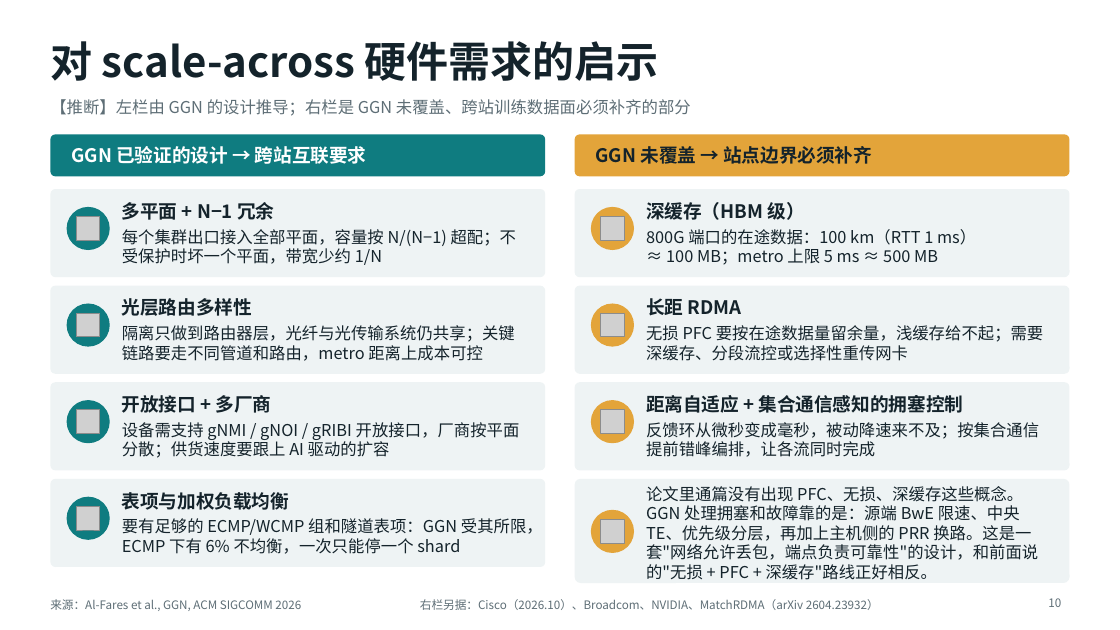
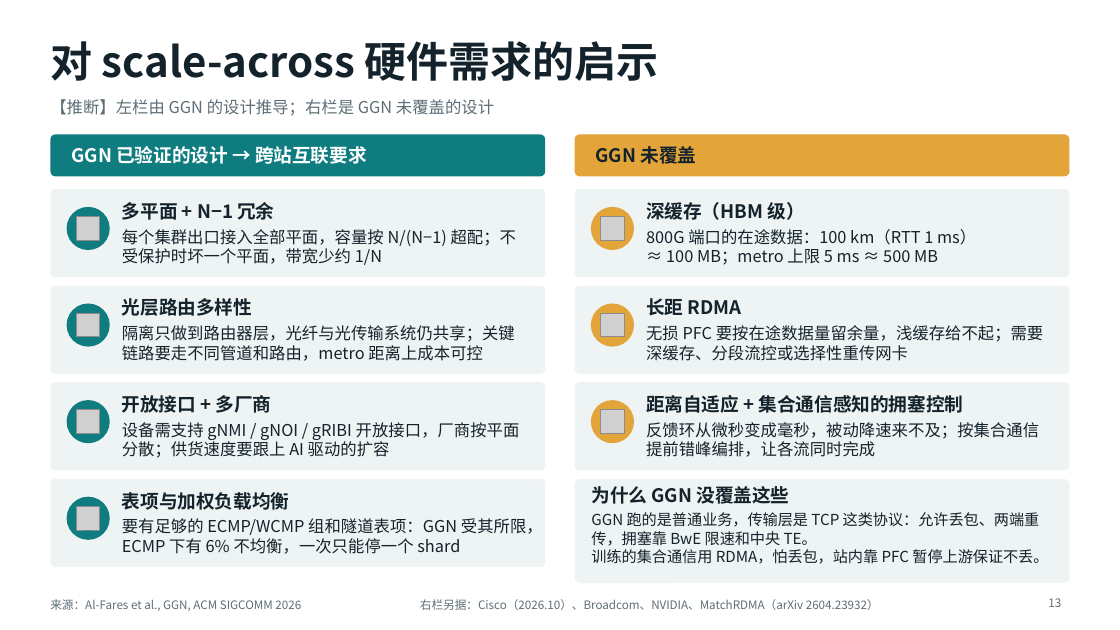
Before and after one commit to LuisXinYe/Transfer-Repo, a slide deck: slide 13 of GGN_解读.pptx (slide 10 before the commit). Drawn at 1120x630 pixels with LibreOffice and Linux fonts; fonts in the diff are those of the drawing; grey boxes stand for pictures. Boxes give left, top, right and bottom in pixels: in the first picture for what was removed or moved away, otherwise in the second. Text is boxed around its words. In the diff, an @@ line names an element or a change of style, - is before the commit and + after.

```diff
--- a/GGN_解读.pptx
+++ b/GGN_解读.pptx
@@ text at [50,99,494,116]: text changed @@
-【推断】左栏由 GGN 的设计推导；右栏是 GGN 未覆盖、跨站训练数据面必须补齐的部分
+【推断】左栏由 GGN 的设计推导；右栏是 GGN 未覆盖的设计
@@ text at [596,146,697,164]: text changed @@
-GGN 未覆盖 → 站点边界必须补齐
+GGN 未覆盖
@@ text at [591,486,1048,564]: text changed; size 14 to 13 pt @@
-论文里通篇没有出现 PFC、无损、深缓存这些概念。GGN 处理拥塞和故障靠的是：源端 BwE 限速、中央 TE、优先级分层，再加上主机侧的 PRR 换路。这是一套"网络允许丢包，端点负责可靠性"的设计，和前面说的"无损 + PFC + 深缓存"路线正好相反。
+为什么 GGN 没覆盖这些
+GGN 跑的是普通业务，传输层是 TCP 这类协议：允许丢包、两端重传，拥塞靠 BwE 限速和中央 TE。
+训练的集合通信用 RDMA，怕丢包，站内靠 PFC 暂停上游保证不丢。
@@ ellipse removed at [592,511,634,553] @@
@@ picture removed at [601,520,624,544] @@
@@ page number at [1048,598,1061,607]: text changed @@
-10
+13
```
Also in this commit, not shown: 3 other slides changed, 8 slides added, 5 slides removed.
